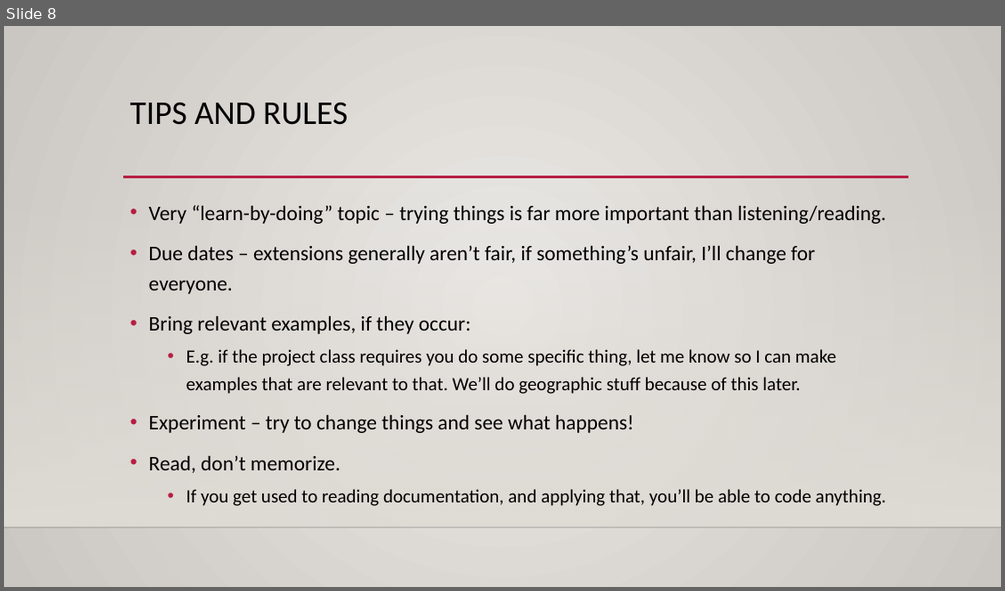
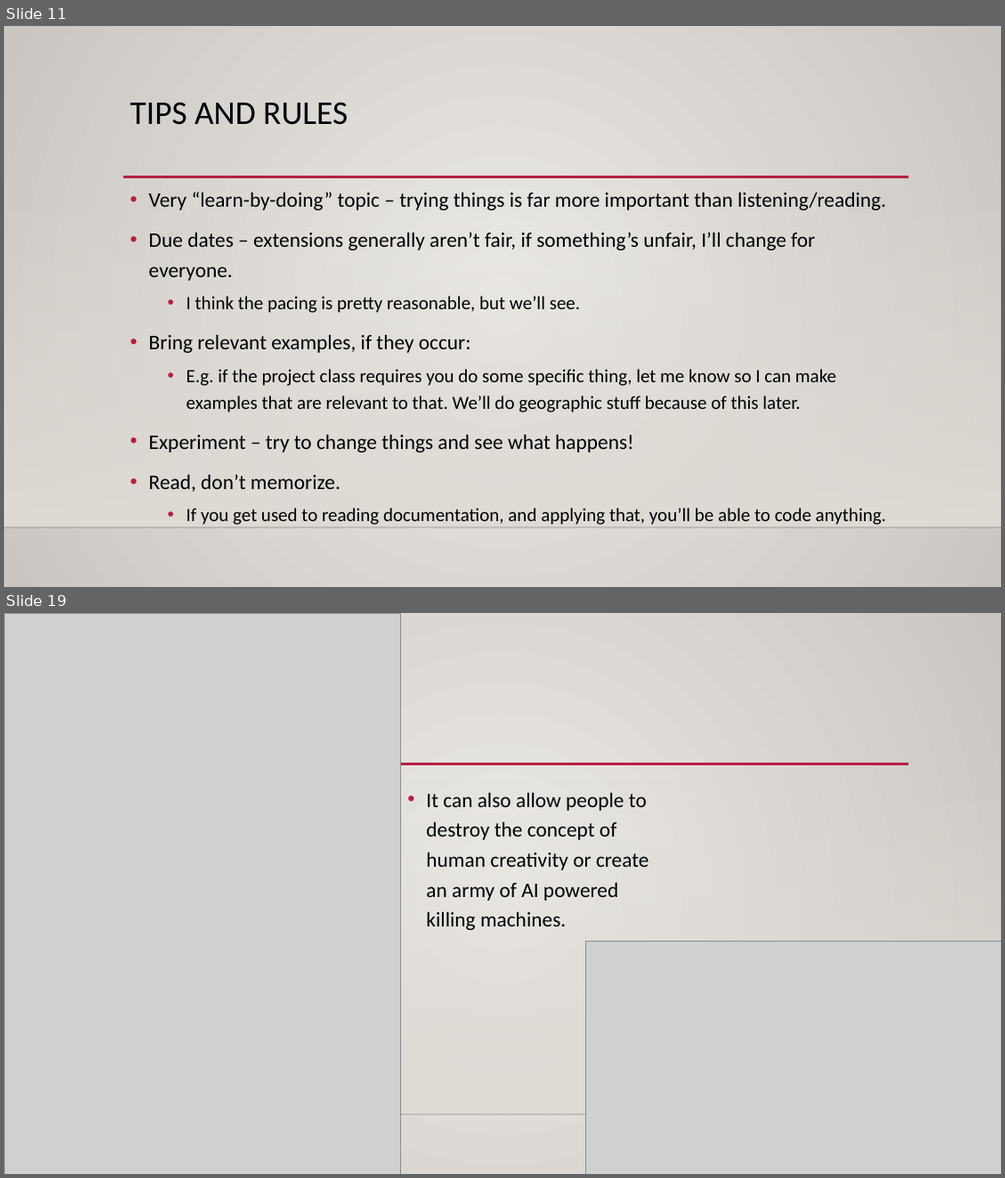
Before and after one commit to glennybarnes/Intro_to_Machine_Learning_Students, a slide deck: reference_content/Slides/Intro.pptx. Shown one above the other, each under a label of ours: slide 8 before the commit, slides 11 and 19 after it; the slides between them are not shown. The pictures are 1005x591 and 1005x1178 pixels, drawn with LibreOffice and Linux fonts; fonts in the diff are those of the drawing; grey boxes stand for pictures; background and template pictures are left out. Boxes give left, top, right and bottom in pixels: in the first picture for what was removed or moved away, otherwise in the second. Text is boxed around its words. In the diff, an @@ line names an element or a change of style, - is before the commit and + after.

```diff
--- a/reference_content/Slides/Intro.pptx
+++ b/reference_content/Slides/Intro.pptx
@@ slide 19 added at (x1=4, y1=613, x2=1001, y2=1174), background gradient #ECEAE7 to #CAC7C1; not listed: 3 template elements that a slide beside it also shows @@
@@ picture added at (x1=4, y1=613, x2=400, y2=1174) @@
@@ text added at (x1=426, y1=792, x2=649, y2=930), 20 pt, text #000000 @@
+• It can also allow people to destroy the concept of human creativity or create an army of AI powered killing machines.
@@ picture added at (x1=586, y1=941, x2=1001, y2=1174) @@
@@ what was slide 8 is now slide 11 @@
@@ slide 11 changed as well @@
@@ text "Very “learn-by-doing” topic – trying ..." moved from (x1=149, y1=205, x2=886, y2=506) to (x1=149, y1=192, x2=886, y2=524) @@
@@ text at (x1=186, y1=296, x2=580, y2=313): paragraph added @@
+  • I think the pacing is pretty reasonable, but we’ll see.
```
Also in this commit, not shown: 5 other slides changed, 20 other slides added, 3 other files.
